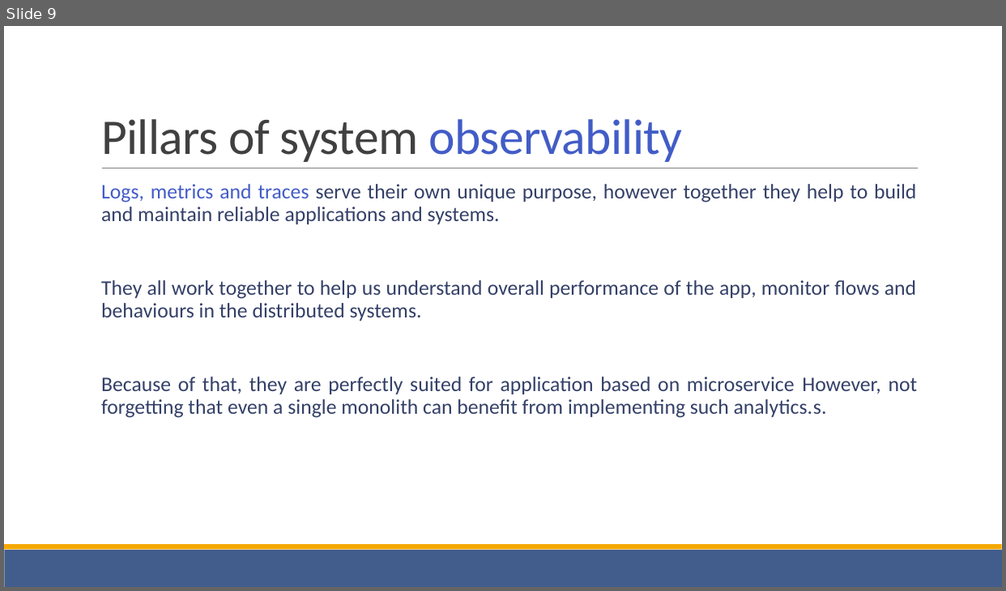
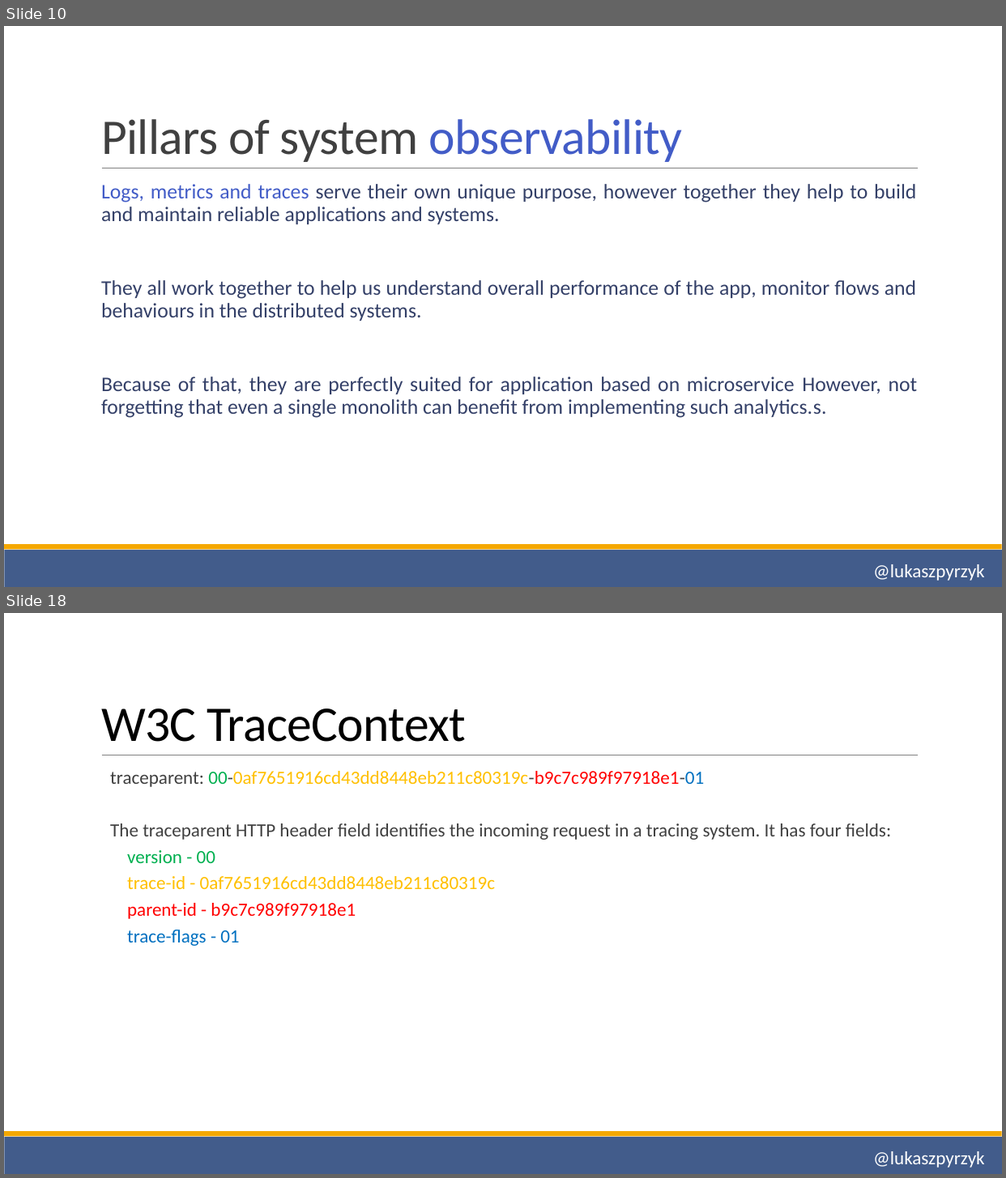
Before and after one commit to lukasz-pyrzyk/opentelemetry-demo, a slide deck: OpenTelemetry.pptx. Shown one above the other, each under a label of ours: slide 9 before the commit, slides 10 and 18 after it; the slides between them are not shown. The pictures are 1006x591 and 1006x1178 pixels, drawn with LibreOffice and Linux fonts; fonts in the diff are those of the drawing. Boxes give left, top, right and bottom in pixels: in the first picture for what was removed or moved away, otherwise in the second. Text is boxed around its words. In the diff, an @@ line names an element or a change of style, - is before the commit and + after.

```diff
--- a/OpenTelemetry.pptx
+++ b/OpenTelemetry.pptx
@@ slide 18 added at [4, 613, 1002, 1174], background #FFFFFF; not listed: 3 template elements that a slide beside it also shows @@
@@ title added at [101, 709, 466, 742], 48 pt, text #000000 @@
+W3C TraceContext
@@ text added at [110, 771, 891, 946], 18 pt, text #404040 @@
+  traceparent: 00-0af7651916cd43dd8448eb211c80319c-b9c7c989f97918e1-01
+  The traceparent HTTP header field identifies the incoming request in a tracing system. It has four fields:
+  version - 00
+  trace-id - 0af7651916cd43dd8448eb211c80319c
+  parent-id - b9c7c989f97918e1
+  trace-flags - 01
@@ text added at [873, 1152, 984, 1168], 18 pt, text #FFFFFF @@
+@lukaszpyrzyk
@@ what was slide 9 is now slide 10 @@
@@ slide 10 changed as well @@
@@ text added at [873, 565, 984, 581], 18 pt, text #FFFFFF @@
+@lukaszpyrzyk
```
Also in this commit, not shown: 7 other slides changed, 15 other slides added, 9 slides removed.
